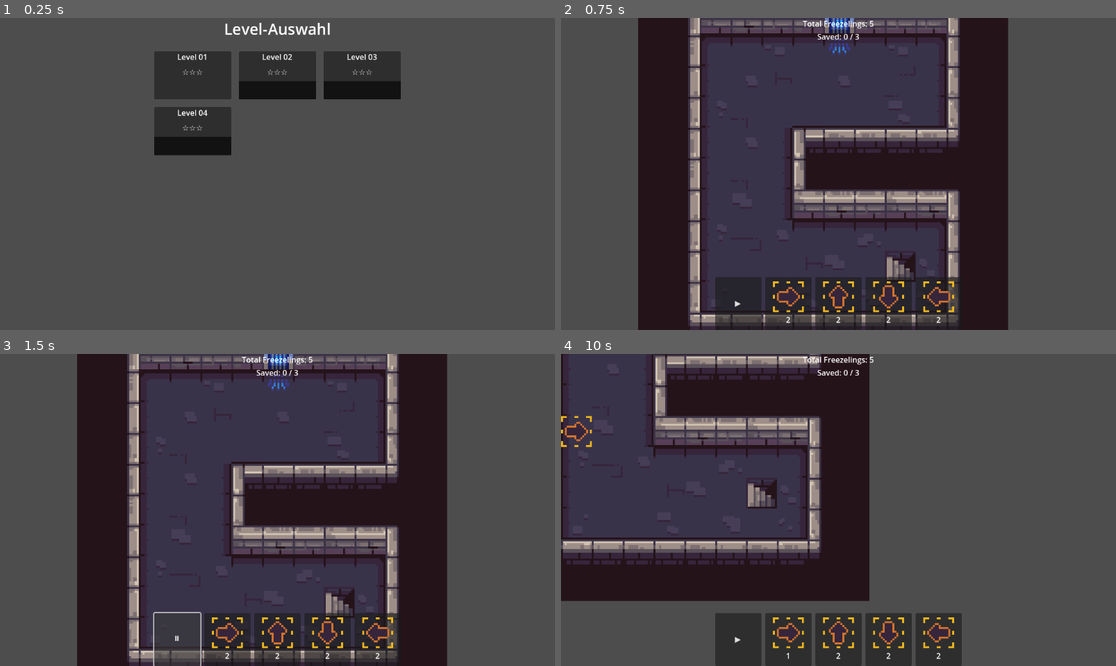
Above: before the commit, frames 1-4 (two rows, left to right).
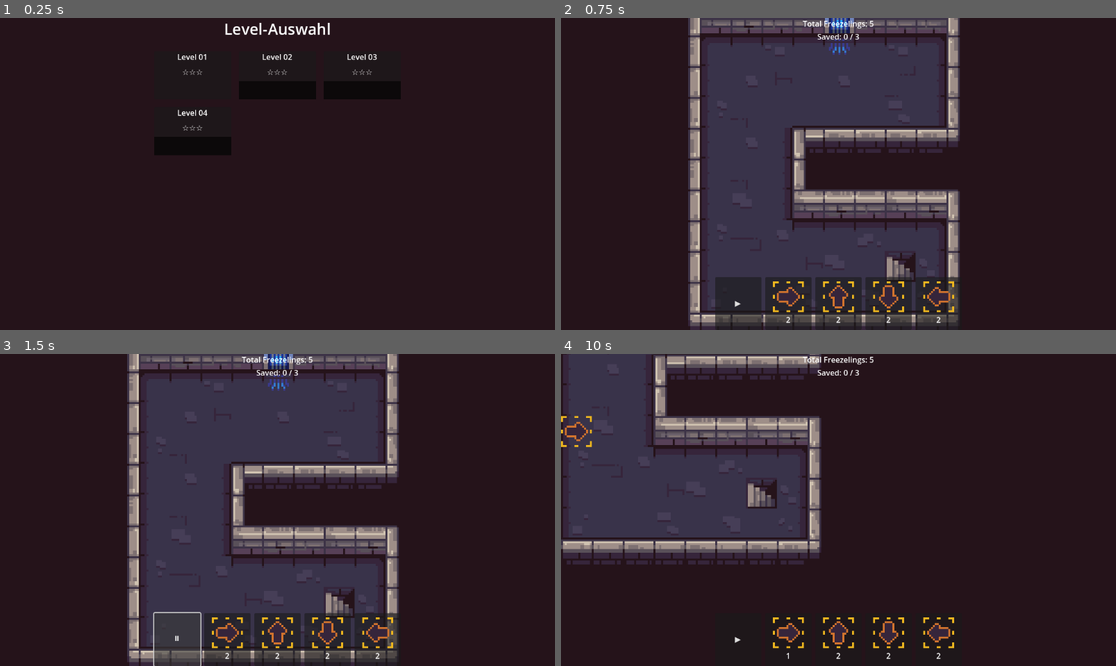
Above: after the commit, the same moments.

Repository: nico-hahn/freezelings
Game: Godot game, scene res://scenes/ui/level_select.tscn
Same seed, same stepped clock (60 frames per second), same inputs: the game is played once before the commit and once after it.
Inputs (mouse positions are in pixels of both pictures, inside the frame that each line leads up to):
- Up to frame 1 (0.25 s): no input
- Up to frame 2 (0.75 s): tap Enter at 0.5 s; drag from (755, 74) to (894, 105) at 0.52 s
- Up to frame 3 (1.5 s): click "▶" at 1.25 s
- Up to frame 4 (10 s): click "⏸" at 2 s; click (788, 641) at 2.77 s; click "▶" at 3.5 s; click "⏸" at 4.25 s; click (788, 641) at 5.02 s; click "▶" at 5.75 s; click "⏸" at 6.5 s; click (788, 641) at 7.27 s; drag from (727, 525) to (810, 572) at 8.02 s; move the mouse to (894, 441) at 8.77 s; click (894, 441) at 8.92 s; drag from (810, 572) to (672, 463) at 9.52 s

The runs differ from the first frame. In frame 1, 91% of the frame differs, in the area x 0-100%, y 0-100%; in frame 2, 33%; in frame 3, 33%; in frame 4, 49%.

Commit message:
adjust background color

Diff:
--- a/scenes/levels/level_base.tscn
+++ b/scenes/levels/level_base.tscn
@@ -7,6 +7,18 @@
 
 [node name="LevelBase" type="Node2D"]
 script = ExtResource("1_lc")
+
+[node name="Background" type="CanvasLayer" parent="."]
+layer = -100
+
+[node name="BackgroundColor" type="ColorRect" parent="Background"]
+anchors_preset = 15
+anchor_right = 1.0
+anchor_bottom = 1.0
+grow_horizontal = 2
+grow_vertical = 2
+color = Color(0.14510, 0.07451, 0.10196, 1)
+mouse_filter = 2
 
 [node name="Camera2D" type="Camera2D" parent="."]
 script = ExtResource("4_cam")
--- a/scenes/ui/level_select.tscn
+++ b/scenes/ui/level_select.tscn
@@ -10,6 +10,15 @@
 anchor_bottom = 1.0
 script = ExtResource("1_ls")
 level_card_scene = ExtResource("2_lc")
+
+[node name="Background" type="ColorRect" parent="."]
+anchors_preset = 15
+anchor_right = 1.0
+anchor_bottom = 1.0
+grow_horizontal = 2
+grow_vertical = 2
+color = Color(0.14510, 0.07451, 0.10196, 1)
+mouse_filter = 2
 
 [node name="VBoxContainer" type="VBoxContainer" parent="."]
 layout_mode = 0
Not shown: 1 places in scenes/ui/level_select.tscn that only renumber resources
